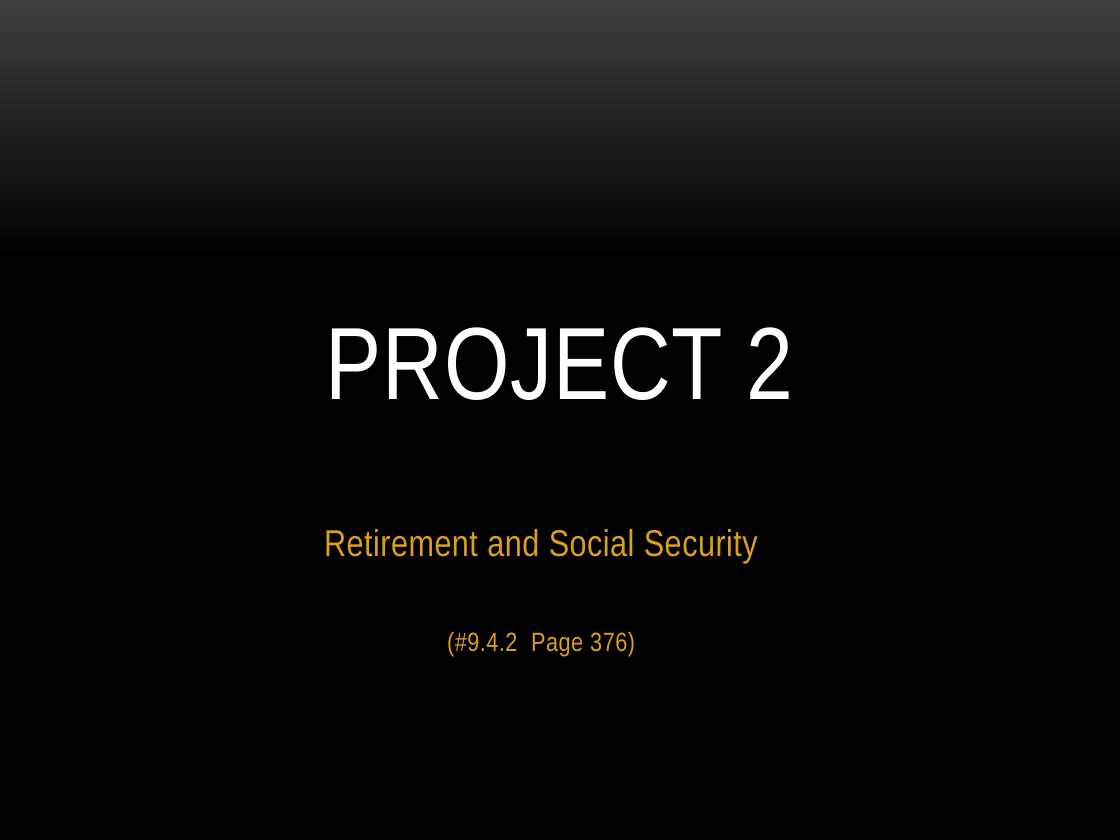
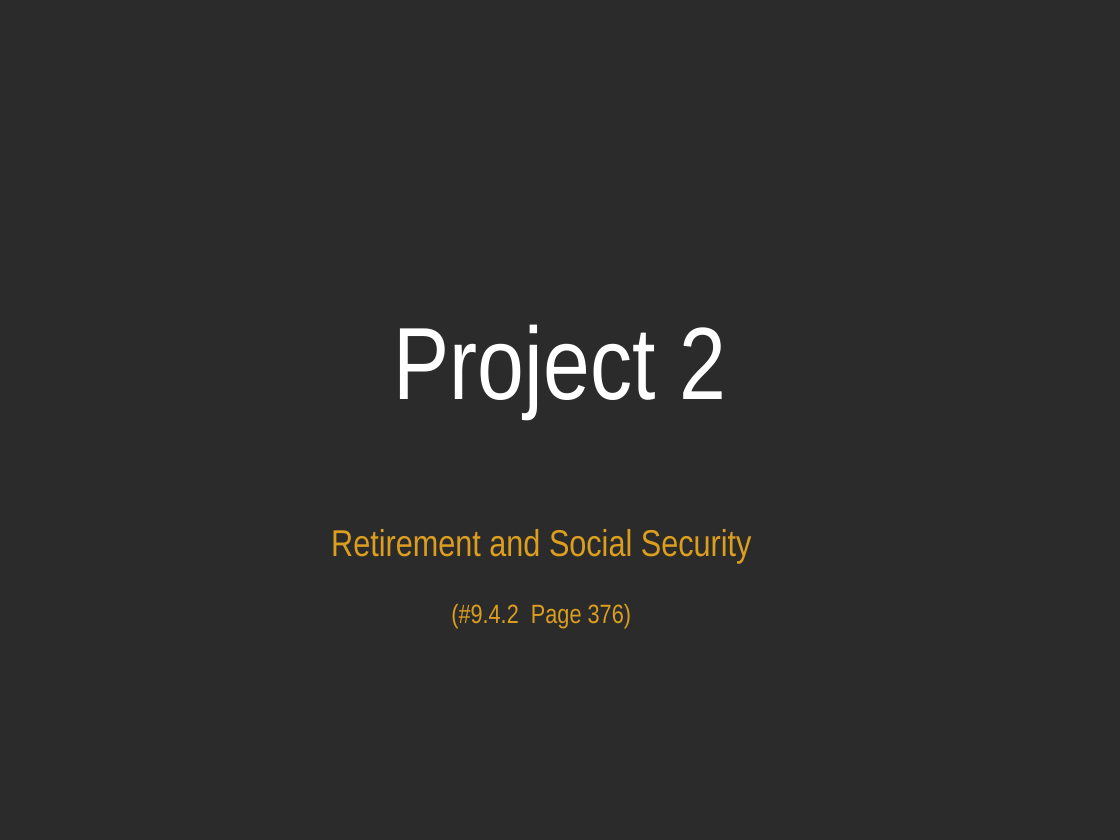
Before and after one commit to parthaban/IS_609_Group_Project, a slide deck: slide 14 of IS609-Final-Projects.pptx. Drawn at 1120x840 pixels with LibreOffice and Linux fonts; fonts in the diff are those of the drawing; background and template pictures are left out; a plain dark background stands for a picture behind light text. Boxes give left, top, right and bottom in pixels: in the first picture for what was removed or moved away, otherwise in the second. Text is boxed around its words. In the diff, an @@ line names an element or a change of style, - is before the commit and + after.

Commit message:
Added template for Retirement Slides

```diff
--- a/IS609-Final-Projects.pptx
+++ b/IS609-Final-Projects.pptx
@@ background gradient #3F3F3F to #000000 to picture (left out) @@
@@ text at (394, 324, 726, 418): text changed @@
-PROJECT 2
+Project 2
@@ text "Retirement and Social Security" at (331, 529, 752, 628): letter spacing 0.3 to 0 pt; less space between paragraphs @@
```
Also in this commit, not shown: 16 other slides changed, 6 slides added.
